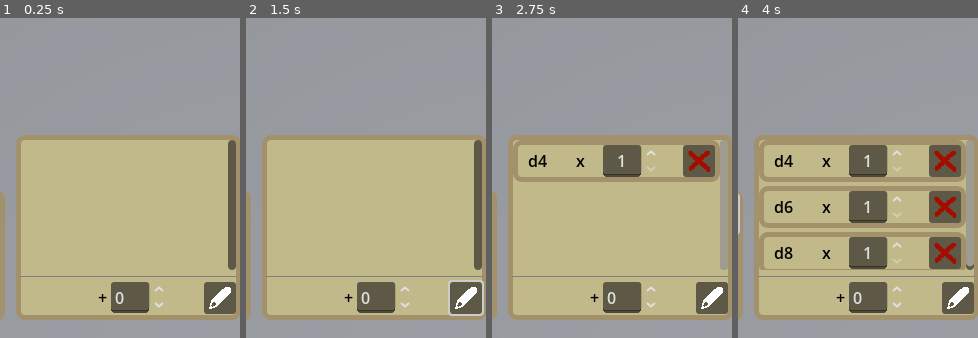
Above: before the commit, frames 1-4 (left to right).
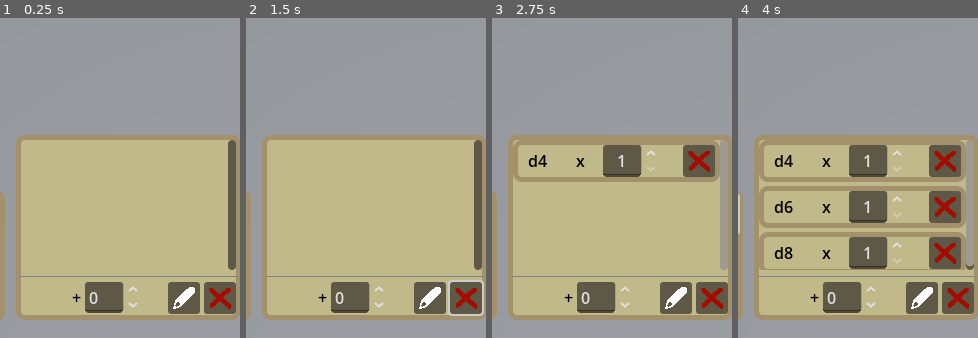
Above: after the commit, the same moments.

Repository: connie-bb/dalmation
Game: Godot game, scene res://main.tscn
Two runs of this game, one before a commit and one after it. Both use one fixed random seed, a clock stepped at 60 frames per second and the inputs below.
Inputs (mouse positions are % of the whole screen's width and height, from its top left):
- Up to frame 1 (0.25 s): no input
- Up to frame 2 (1.5 s): click (75, 94) at 0.52 s; click (88, 93) at 1.25 s
- Up to frame 3 (2.75 s): click "d4" at 2 s
- Up to frame 4 (4 s): click "d6" at 2.75 s; click "d8" at 3.5 s
The pictures show only the part of the screen within x 29-79%, y 50-100%; the shares and areas given below are measured in that part.

The runs differ from the first frame. In frame 1, 4.1% of the frame differs, in the area x 30-97%, y 82-93%; in frame 2, 4.1%; in frame 3, 4.1%; in frame 4, 4.1%.

Commit message:
feat: clear button on roll editor

Diff:
--- a/backend/conductor.gd
+++ b/backend/conductor.gd
@@ -88,3 +88,8 @@
 	if dice_roller.state != DiceRoller.STATES.SETTLED: return
 	score_counter.stored_addend = gui.get_addend()
 	update_score()
+
+func _on_roll_editor_panel_cleared():
+	roll_editor.spawnlist = []
+	gui.roll_editor_panel.addend_spinbox.value = 0
+	gui.update_roll_editor_panel( [] )
--- a/gui/roll_editor_panel/roll_editor_panel.gd
+++ b/gui/roll_editor_panel/roll_editor_panel.gd
@@ -13,6 +13,7 @@
 signal count_changed( count: int, dice_group: DiceGroup )
 signal deleted( dice_group: DiceGroup )
 signal score_addend_edited
+signal cleared
 
 func _ready():
 	for row in table.get_children():
@@ -44,3 +45,6 @@
 
 func _on_edit_score_addend_button_pressed():
 	score_addend_edited.emit()
+
+func _on_clear_button_pressed():
+	cleared.emit()
--- a/main.tscn
+++ b/main.tscn
@@ -19,6 +19,7 @@
 [ext_resource type="PackedScene" uid="uid://5451dmdabyq1" path="res://gui/die_selector/die_selector_button.tscn" id="18_074og"]
 [ext_resource type="Script" uid="uid://msxojpd5tm2p" path="res://gui/roll_editor_panel/roll_editor_panel.gd" id="18_82xsv"]
 [ext_resource type="PackedScene" uid="uid://75v4cht4q0pg" path="res://gui/roll_editor_panel/roll_editor_row.tscn" id="19_cegan"]
+[ext_resource type="Texture2D" uid="uid://bxq3rhkyuusyw" path="res://gui/icons/x.png" id="19_ryguw"]
 [ext_resource type="PackedScene" uid="uid://b4csxnw7da742" path="res://gui/tooltip.tscn" id="20_82xsv"]
 [ext_resource type="Texture2D" uid="uid://cfb7vwc146xl1" path="res://gui/icons/pencil.png" id="20_getpj"]
 
@@ -472,6 +473,11 @@
 tooltip_text = "Write this addend to the current score"
 icon = ExtResource("20_getpj")
 
+[node name="clear_button" type="Button" parent="GUI/roll_editor_panel/VBoxContainer/HBoxContainer"]
+layout_mode = 2
+tooltip_text = "Clear roll editor"
+icon = ExtResource("19_ryguw")
+
 [node name="error_panel" type="Panel" parent="GUI"]
 visible = false
 custom_minimum_size = Vector2(0.34, 0.86)
@@ -518,9 +524,11 @@
 [connection signal="replay_pressed" from="GUI/history" to="Conductor" method="_on_history_replay_pressed"]
 [connection signal="pressed" from="GUI/exit_button" to="GUI/exit_button" method="_on_pressed"]
 [connection signal="pressed" from="GUI/help_button" to="GUI" method="_on_help_button_pressed"]
+[connection signal="cleared" from="GUI/roll_editor_panel" to="Conductor" method="_on_roll_editor_panel_cleared"]
 [connection signal="count_changed" from="GUI/roll_editor_panel" to="Conductor" method="_on_roll_editor_panel_count_changed"]
 [connection signal="deleted" from="GUI/roll_editor_panel" to="Conductor" method="_on_roll_editor_panel_deleted"]
 [connection signal="score_addend_edited" from="GUI/roll_editor_panel" to="Conductor" method="_on_score_addend_edited"]
 [connection signal="value_changed" from="GUI/roll_editor_panel/VBoxContainer/HBoxContainer/addend_spinbox" to="GUI/roll_editor_panel" method="_on_addend_spinbox_value_changed"]
 [connection signal="pressed" from="GUI/roll_editor_panel/VBoxContainer/HBoxContainer/edit_score_addend_button" to="GUI/roll_editor_panel" method="_on_edit_score_addend_button_pressed"]
+[connection signal="pressed" from="GUI/roll_editor_panel/VBoxContainer/HBoxContainer/clear_button" to="GUI/roll_editor_panel" method="_on_clear_button_pressed"]
 [connection signal="timeout" from="GUI/error_panel/display_timer" to="GUI/error_panel" method="_on_display_timeout"]
Not shown: 1 places in main.tscn that only renumber resources
